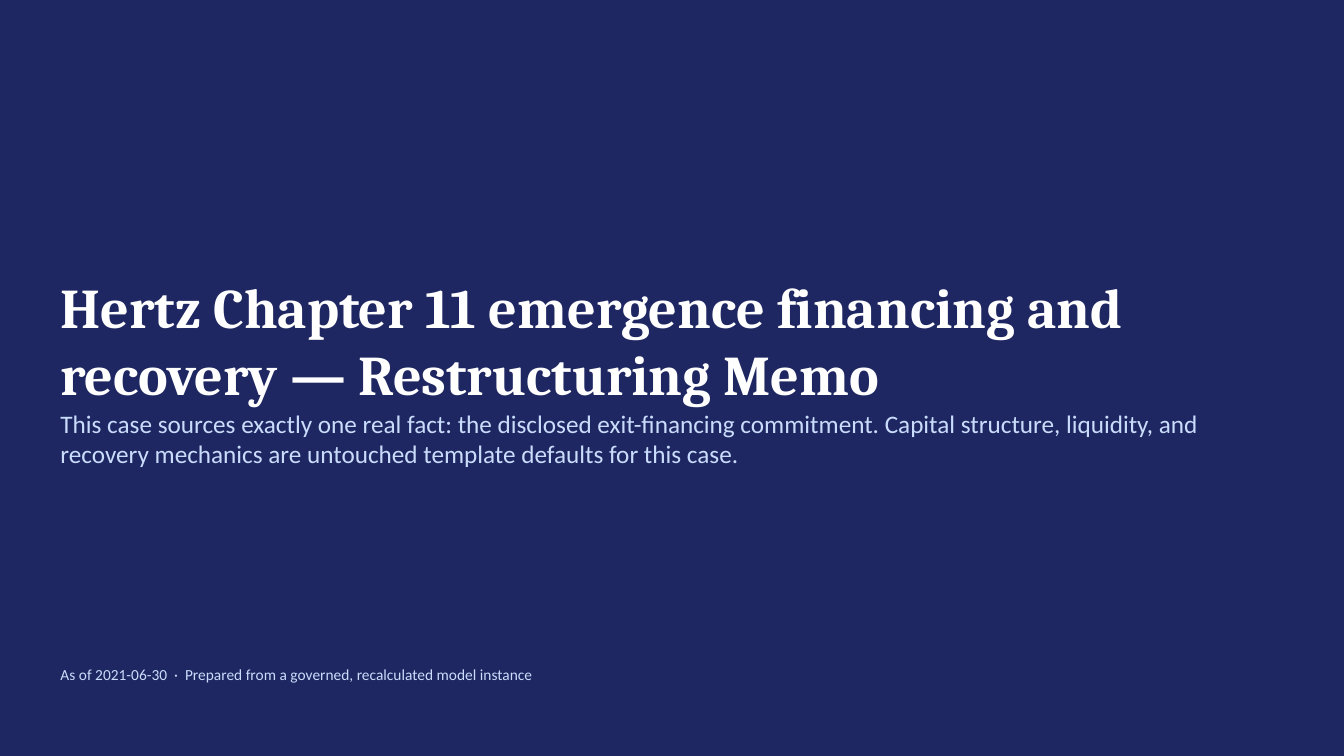
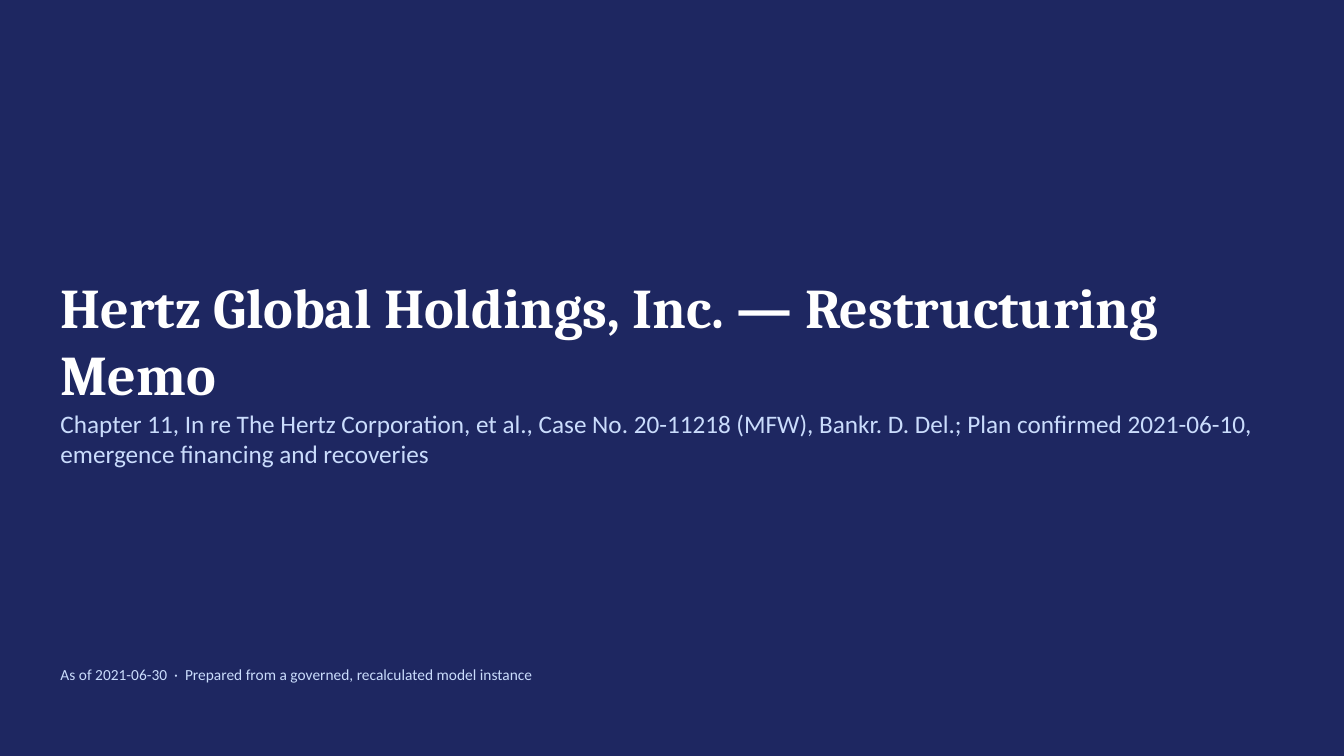
Before and after one commit to SMC17/finance-segway, a slide deck: slide 1 of 24_Distressed_Restructuring/presentations/distressed-public-hertz-2021-reorganization-memo.pptx. Drawn at 1344x756 pixels with LibreOffice and Linux fonts; fonts in the diff are those of the drawing. Boxes give left, top, right and bottom in pixels: in the first picture for what was removed or moved away, otherwise in the second. Text is boxed around its words. In the diff, an @@ line names an element or a change of style, - is before the commit and + after.

```diff
--- a/24_Distressed_Restructuring/presentations/distressed-public-hertz-2021-reorganization-memo.pptx
+++ b/24_Distressed_Restructuring/presentations/distressed-public-hertz-2021-reorganization-memo.pptx
@@ text at bbox=[60, 289, 1158, 396]: text changed @@
-Hertz Chapter 11 emergence financing and recovery — Restructuring Memo
+Hertz Global Holdings, Inc. — Restructuring Memo
@@ text at bbox=[60, 415, 1252, 468]: text changed @@
-This case sources exactly one real fact: the disclosed exit-financing commitment. Capital structure, liquidity, and recovery mechanics are untouched template defaults for this case.
+Chapter 11, In re The Hertz Corporation, et al., Case No. 20-11218 (MFW), Bankr. D. Del.; Plan confirmed 2021-06-10, emergence financing and recoveries
```
Also in this commit, not shown: 1 other slide changed, 3 slides added, 3 slides removed, 13 other files.
